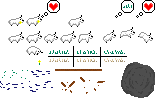
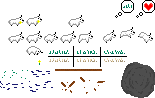
Layer changes from the first w=155, h=98 image to the second:
painted on "Background" over (x1=41, y1=0, x2=60, y2=18)
